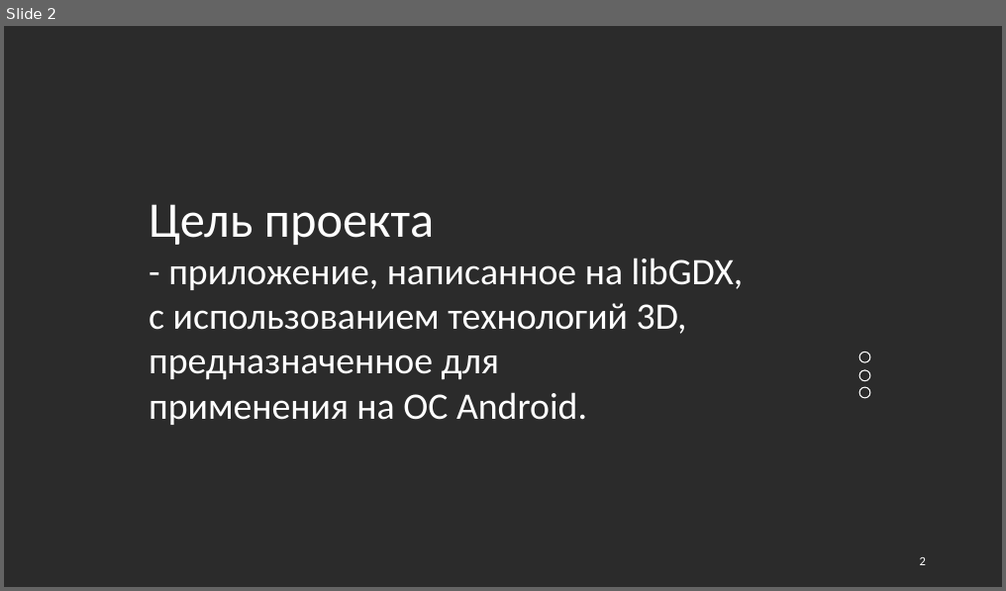
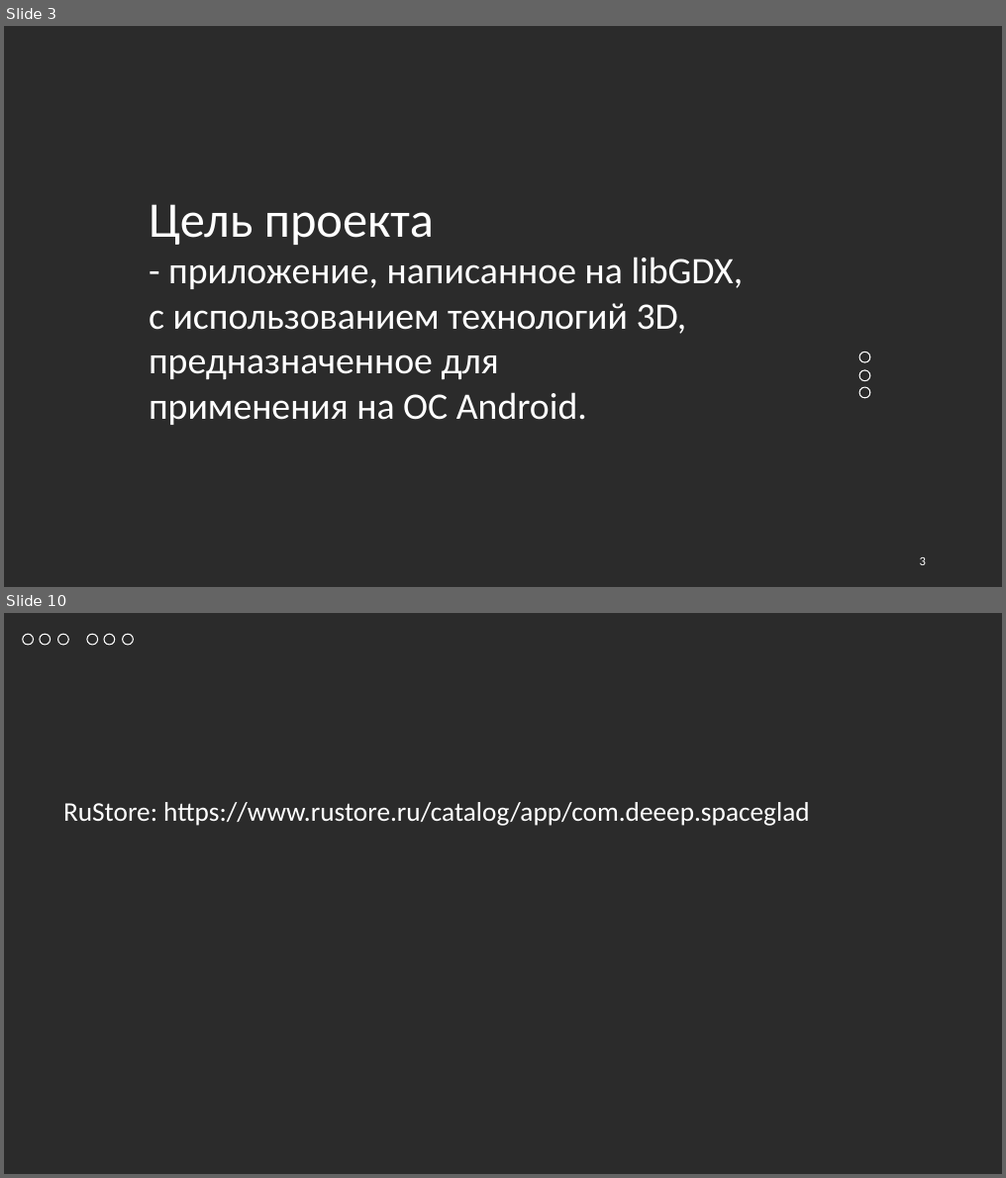
Before and after one commit to heemesss/game_java, a slide deck: Samsung.pptx. Shown one above the other, each under a label of ours: slide 2 before the commit, slides 3 and 10 after it; the slides between them are not shown. The pictures are 1006x591 and 1006x1178 pixels, drawn with LibreOffice and Linux fonts; fonts in the diff are those of the drawing; background and template pictures are left out; a plain dark background stands for a picture behind light text. Boxes give left, top, right and bottom in pixels: in the first picture for what was removed or moved away, otherwise in the second. Text is boxed around its words. In the diff, an @@ line names an element or a change of style, - is before the commit and + after.

```diff
--- a/Samsung.pptx
+++ b/Samsung.pptx
@@ slide 10 added at <box>4,613,1002,1174</box>, background picture (left out) @@
@@ ellipse added at <box>23,634,33,645</box>, outline #FFFFFF 1 pt @@
@@ ellipse added at <box>40,634,50,645</box>, outline #FFFFFF 1 pt @@
@@ ellipse added at <box>57,634,68,645</box>, outline #FFFFFF 1 pt @@
@@ ellipse added at <box>87,634,98,645</box>, outline #FFFFFF 1 pt @@
@@ ellipse added at <box>104,634,115,645</box>, outline #FFFFFF 1 pt @@
@@ ellipse added at <box>122,634,133,645</box>, outline #FFFFFF 1 pt @@
@@ text added at <box>63,802,809,826</box>, 26 pt, text #FFFFFF @@
+RuStore: https://www.rustore.ru/catalog/app/com.deeep.spaceglad
@@ what was slide 2 is now slide 3 @@
@@ page number at <box>920,558,926,566</box>: text changed @@
-2
+3
```
Also in this commit, not shown: 6 slides changed, 1 other slide added, 1 slide removed.
